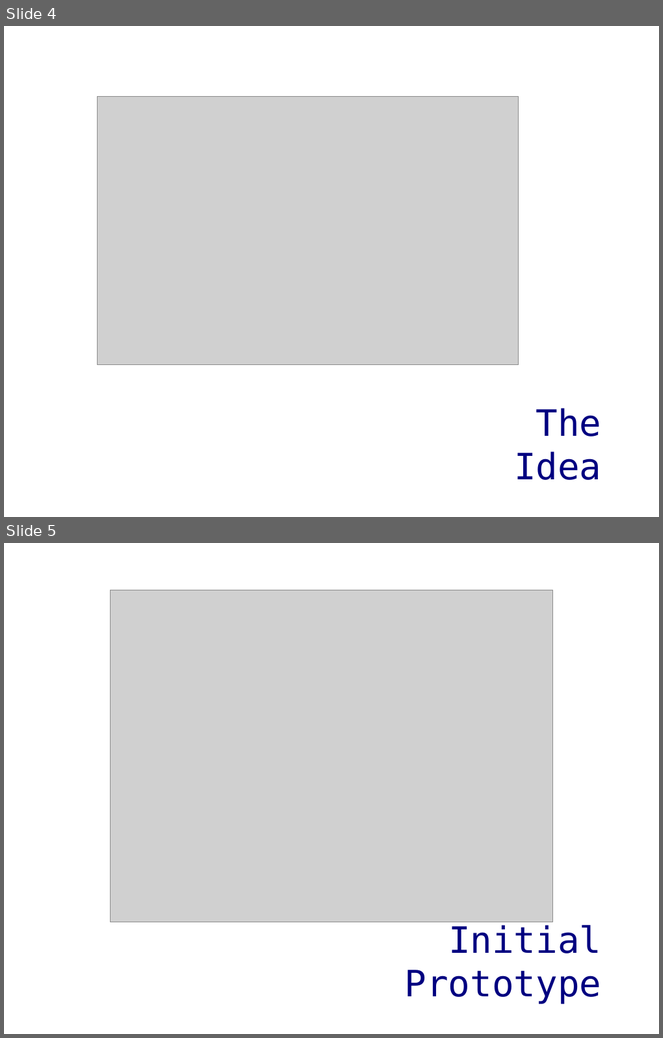
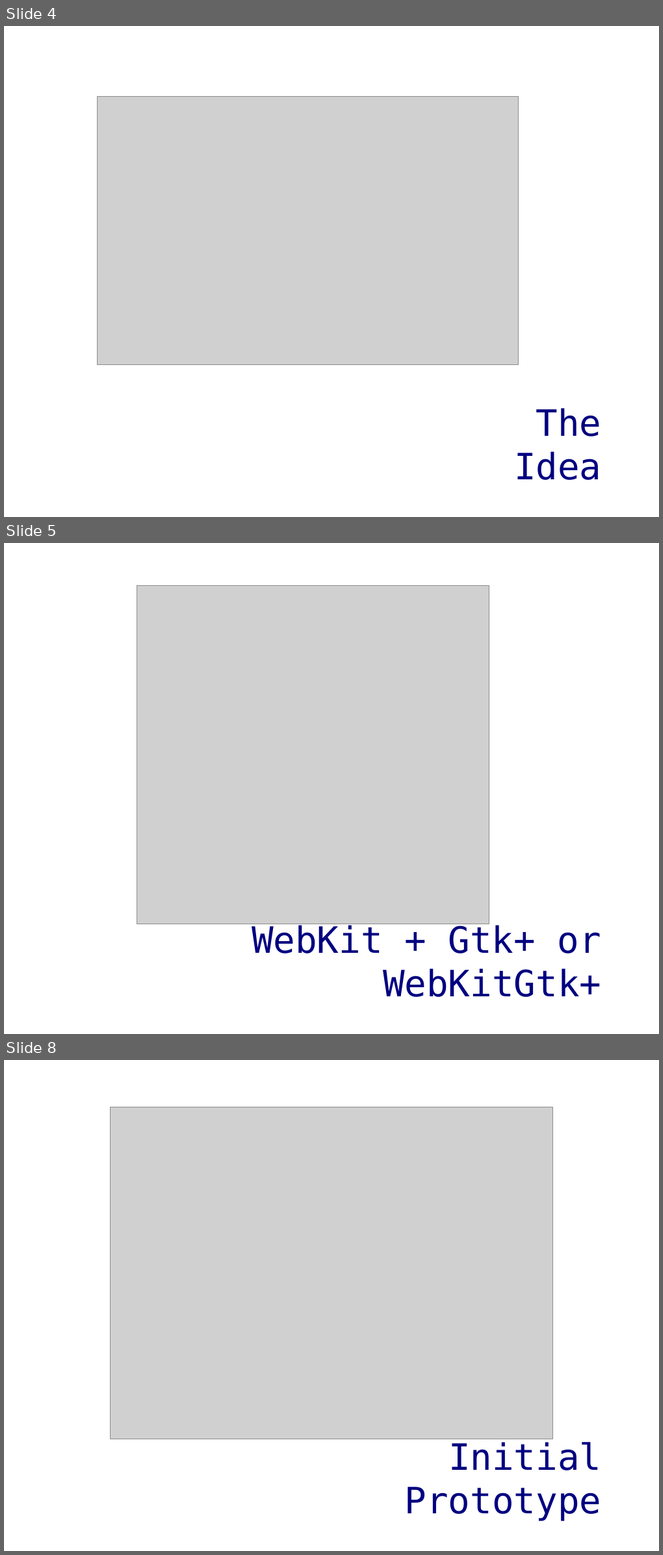
Before and after one commit to ddyngrp/bcit-courses, a slide deck: reports/presentation/spry_presentation.odp. Shown one above the other, each under a label of ours: slides 4 and 5 before the commit, slides 4, 5 and 8 after it; the slides between them are not shown. The pictures are 663x1038 and 663x1555 pixels, drawn with LibreOffice and Linux fonts; fonts in the diff are those of the drawing; grey boxes stand for pictures; background and template pictures are left out. Boxes give left, top, right and bottom in pixels: in the first picture for what was removed or moved away, otherwise in the second. Text is boxed around its words. In the diff, an @@ line names an element or a change of style, - is before the commit and + after.

```diff
--- a/reports/presentation/spry_presentation.odp
+++ b/reports/presentation/spry_presentation.odp
@@ slide 5 added at (x1=4, y1=543, x2=659, y2=1034), background picture (left out) @@
@@ picture added at (x1=137, y1=585, x2=490, y2=925) @@
@@ text added at (x1=252, y1=924, x2=601, y2=997), 44 pt, text #000080 @@
+WebKit + Gtk+ or WebKitGtk+
@@ what was slide 5 is now slide 8 @@
```
Also in this commit, not shown: 2 other slides added, 2 other files.
